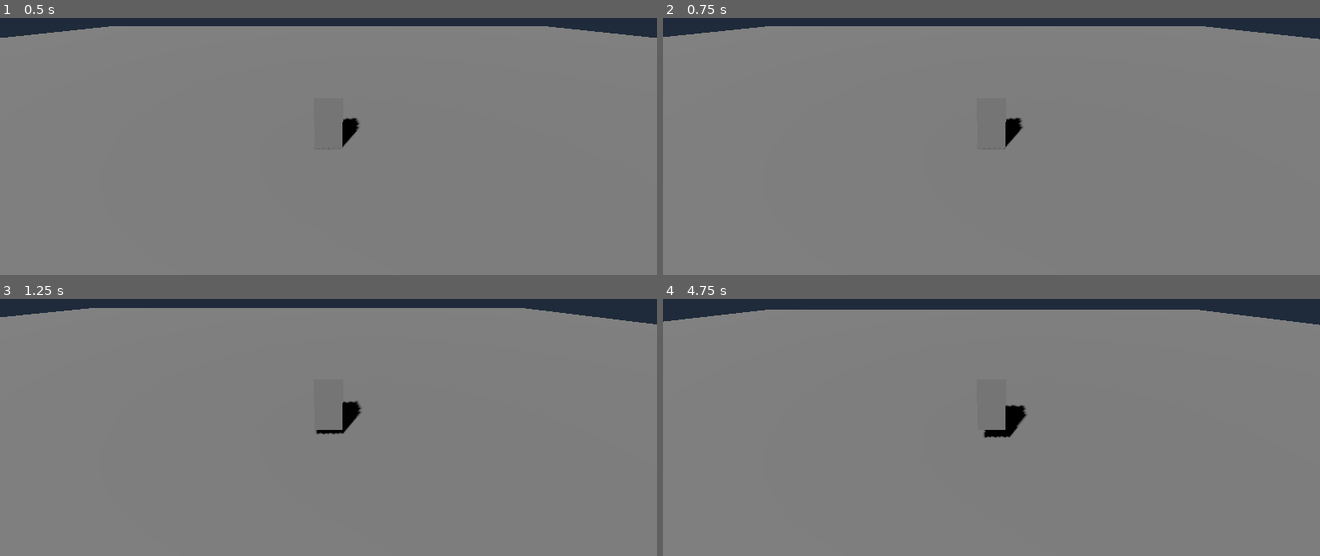
Above: before the commit, frames 1-4 (two rows, left to right).
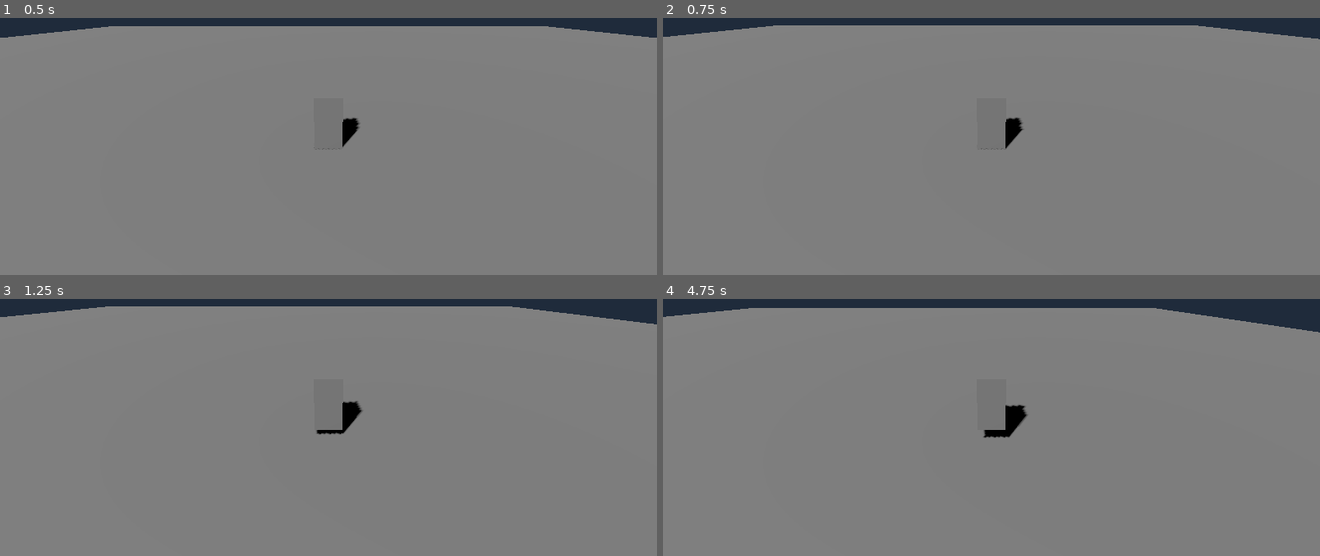
Above: after the commit, the same moments.

Repository: anirudhadebbarma031214-commits/ATA-1
Game: Godot game, scene res://scenes/main.tscn
Same seed, same stepped clock (60 frames per second), same inputs: the game is played once before the commit and once after it.
Inputs (mouse positions are in pixels of both pictures, inside the frame that each line leads up to):
- Up to frame 1 (0.5 s): no input
- Up to frame 2 (0.75 s): tap Enter at 0.5 s; move the mouse to (1136, 71) at 0.52 s; hold D from 0.53 s (still down); hold Shift from 0.53 s (still down); click (1136, 71) at 0.67 s
- Up to frame 3 (1.25 s): keep holding D; keep holding Shift; tap Space at 0.77, 0.8, 1.07 s
- Up to frame 4 (4.75 s): move the mouse to (860, 391) at 1.27 s; release D at 1.28 s; release Shift at 1.28 s; hold S 1.28-2.03 s; tap Space at 1.35, 1.52, 1.82, 2.3, 3.02, 3.32, 4.52 s; click (860, 391) at 1.42 s; tap Shift at 1.55, 2.85, 4.35 s; move the mouse to (outside the picture) at 2.02 s; hold D 2.03-2.78 s; hold Shift 2.03-2.78 s; click (outside the picture) at 2.17 s; move the mouse to (958, 445) at 2.77 s; hold W 2.78-3.53 s; click (958, 445) at 2.92 s; move the mouse to (1188, 427) at 3.52 s; hold Space 3.53-4.28 s; hold A from 3.53 s (still down); click (1188, 427) at 3.67 s; move the mouse to (794, 316) at 4.27 s; click (794, 316) at 4.42 s

Frame 1 is identical in both runs. In frame 2, 0.3% of the frame differs, in the area x 11-99%, y 2-52%; in frame 3, 0.4%; in frame 4, 1.1%, in the area x 0-100%, y 3-54%.
Error after the commit: Invalid assignment of property or key 'position' with value of type 'Vector3' on a base object of type 'null instance'. (res://scripts/player.gd:17)

Commit message:
Add third-person GTA-inspired mouse and keyboard controls

Diff:
--- a/scripts/player.gd
+++ b/scripts/player.gd
@@ -1,29 +1,52 @@
 extends CharacterBody3D
 
-@export var move_speed: float = 7.0
+@export var walk_speed: float = 5.5
+@export var sprint_speed: float = 9.0
 @export var jump_velocity: float = 4.5
+@export var mouse_sensitivity: float = 0.0025
+@export var camera_distance: float = 5.0
+
 var gravity: float = 18.0
+var camera_yaw: float = 0.0
+var camera_pitch: float = -0.18
+var _jump_was_pressed: bool = false
+@onready var camera_rig: Node3D = $CameraRig
+
+func _ready() -> void:
+	Input.mouse_mode = Input.MOUSE_MODE_CAPTURED
+	camera_rig.position = Vector3(0, 1.5, 0)
+	camera_rig.rotation = Vector3(camera_pitch, camera_yaw, 0)
+
+func _unhandled_input(event: InputEvent) -> void:
+	if event is InputEventMouseMotion and Input.mouse_mode == Input.MOUSE_MODE_CAPTURED:
+		camera_yaw -= event.relative.x * mouse_sensitivity
+		camera_pitch = clamp(camera_pitch - event.relative.y * mouse_sensitivity, -0.9, 0.35)
+		camera_rig.rotation = Vector3(camera_pitch, camera_yaw, 0)
+	if event is InputEventMouseButton and event.pressed and Input.mouse_mode == Input.MOUSE_MODE_VISIBLE and not get_tree().paused:
+		Input.mouse_mode = Input.MOUSE_MODE_CAPTURED
 
 func _physics_process(delta: float) -> void:
-    if not is_on_floor():
-        velocity.y -= gravity * delta
+	if not is_on_floor():
+		velocity.y -= gravity * delta
 
-    if Input.is_key_pressed(KEY_SPACE) and is_on_floor():
-        if not _jump_was_pressed:
-            velocity.y = jump_velocity
-    _jump_was_pressed = Input.is_key_pressed(KEY_SPACE)
+	var jump_pressed := Input.is_key_pressed(KEY_SPACE)
+	if jump_pressed and is_on_floor() and not _jump_was_pressed:
+		velocity.y = jump_velocity
+	_jump_was_pressed = jump_pressed
 
-    var x_input := float(Input.is_key_pressed(KEY_D) or Input.is_key_pressed(KEY_RIGHT)) - float(Input.is_key_pressed(KEY_A) or Input.is_key_pressed(KEY_LEFT))
-    var z_input := float(Input.is_key_pressed(KEY_S) or Input.is_key_pressed(KEY_DOWN)) - float(Input.is_key_pressed(KEY_W) or Input.is_key_pressed(KEY_UP))
-    var direction := Vector3(x_input, 0.0, z_input).normalized()
+	var input_x := float(Input.is_key_pressed(KEY_D) or Input.is_key_pressed(KEY_RIGHT)) - float(Input.is_key_pressed(KEY_A) or Input.is_key_pressed(KEY_LEFT))
+	var input_z := float(Input.is_key_pressed(KEY_S) or Input.is_key_pressed(KEY_DOWN)) - float(Input.is_key_pressed(KEY_W) or Input.is_key_pressed(KEY_UP))
+	var input_vector := Vector2(input_x, input_z).normalized()
+	var forward := Vector3(-sin(camera_yaw), 0, -cos(camera_yaw))
+	var right := Vector3(cos(camera_yaw), 0, -sin(camera_yaw))
+	var direction := (right * input_vector.x + forward * -input_vector.y).normalized()
 
-    if direction.length() > 0.0:
-        velocity.x = direction.x * move_speed
-        velocity.z = direction.z * move_speed
-    else:
-        velocity.x = move_toward(velocity.x, 0.0, move_speed)
-        velocity.z = move_toward(velocity.z, 0.0, move_speed)
+	var speed := sprint_speed if Input.is_key_pressed(KEY_SHIFT) else walk_speed
+	if direction.length() > 0.01:
+		velocity.x = direction.x * speed
+		velocity.z = direction.z * speed
+	else:
+		velocity.x = move_toward(velocity.x, 0.0, walk_speed * 5.0 * delta)
+		velocity.z = move_toward(velocity.z, 0.0, walk_speed * 5.0 * delta)
 
-    move_and_slide()
-
-var _jump_was_pressed: bool = false
+	move_and_slide()
